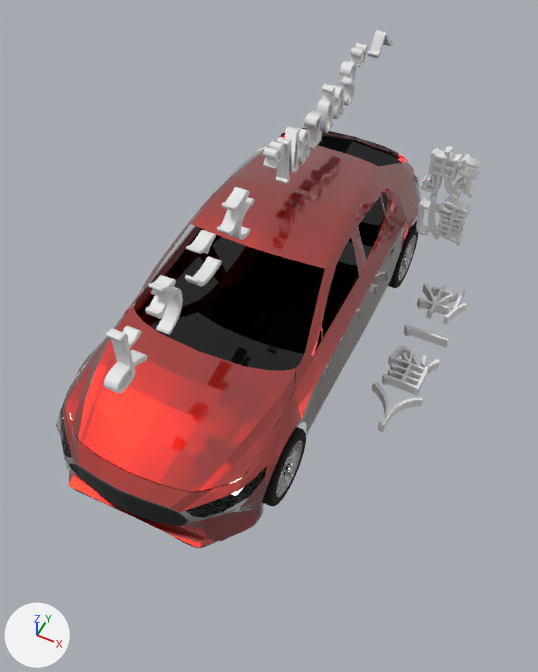
The glTF model models/mazda3.glb, before and after one commit.
Camera for both pictures: a 50 mm camera at (1.21, -8.37, 9.27) aimed at (-2.65, -0.64, -0.4). The lights are fixed; the arrows at lower left show +X, +Y and +Z. Where no turn or scale is listed for an object, it has been applied to the vertices.

Objects in the first picture: 'Car body', 'Car grill 1', 'Car hood', 'Car light cover', 'Car tire front', 'Car tire rear', 'Cube', 'JINBA ITTAI', 'KODOU', 'Welcome'.
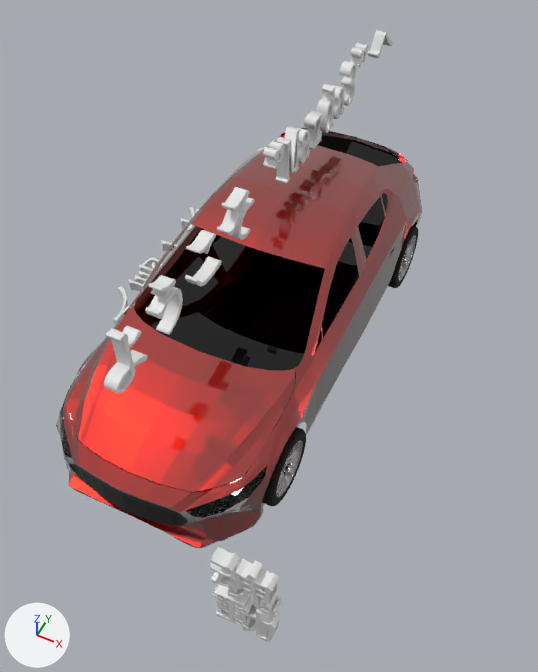
Boxes (x1, y1, x2, y2) around the edits, measured in the pictures (538 x 672 px):
'KODOU', moved, turned
    before: (417, 146, 481, 246)
    after: (209, 547, 284, 642)
'JINBA ITTAI', moved
    before: (372, 282, 467, 432)
    after: (113, 207, 199, 326)

The change, as a diff of the scene's bpy script:
```diff
--- a/models/mazda3.glb.py
+++ b/models/mazda3.glb.py
@@ ob_kodou @@
 ob_kodou = bpy.data.objects.new('KODOU', me_text_001)
-ob_kodou.location = (-0.8, 2.8, 0.89)
-ob_kodou.rotation_euler = (1.571, 0.0, -3.142)  # degrees (90, 0, -180)
+ob_kodou.location = (-0.8, -4.97, -0.22)
+ob_kodou.rotation_euler = (1.571, 0.0, 0.0)  # degrees (90, 0, 0)
@@ ob_jinba_ittai @@
 ob_jinba_ittai = bpy.data.objects.new('JINBA ITTAI', me_text_002)
-ob_jinba_ittai.location = (-0.38, 1.14, -1.5)
+ob_jinba_ittai.location = (-5.94, 1.14, -1.5)
```
